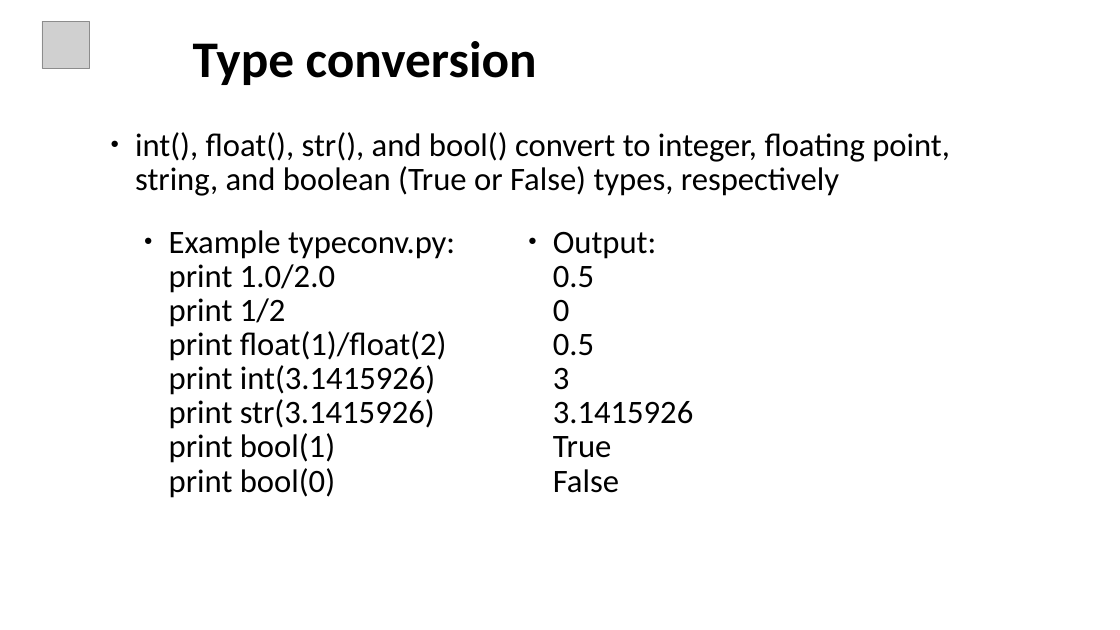
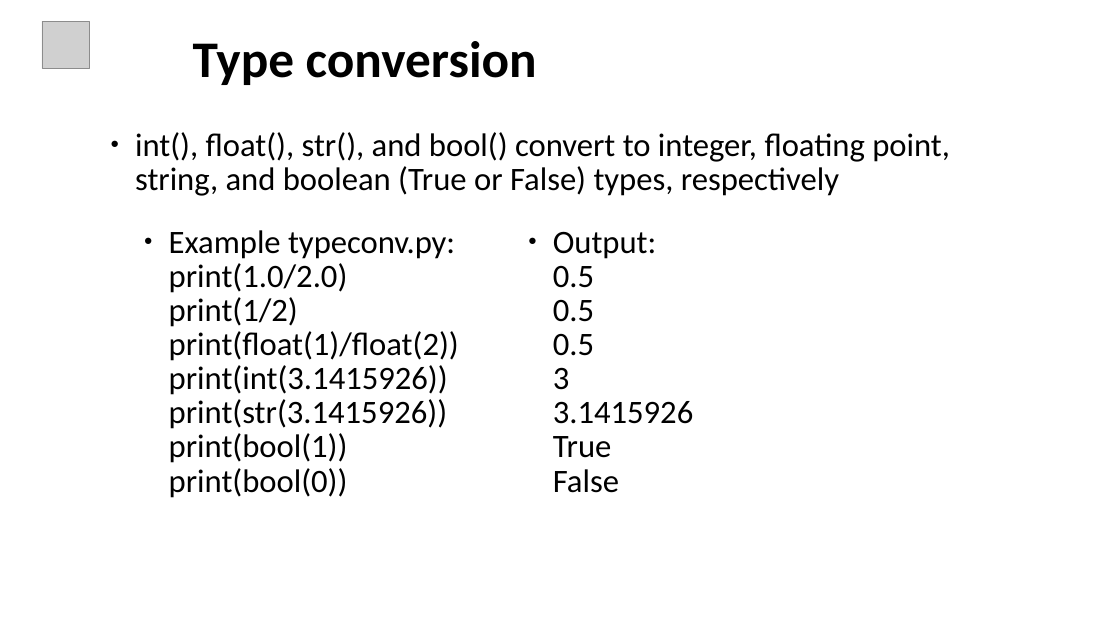
Before and after one commit to ankitagrawal579/Python, a slide deck: slide 25 of Python Ppt.pptx. Drawn at 1120x630 pixels with LibreOffice and Linux fonts; fonts in the diff are those of the drawing; grey boxes stand for pictures. Boxes give left, top, right and bottom in pixels: in the first picture for what was removed or moved away, otherwise in the second. Text is boxed around its words. In the diff, an @@ line names an element or a change of style, - is before the commit and + after.

```diff
--- a/Python Ppt.pptx
+++ b/Python Ppt.pptx
@@ text at box(169, 230, 459, 498): text changed @@
-● Example typeconv.py:
-  print 1.0/2.0
-  print 1/2
-  print float(1)/float(2)
-  print int(3.1415926)
-  print str(3.1415926)
-  print bool(1)
-  print bool(0)
+● Example typeconv.py:
+  print(1.0/2.0)
+  print(1/2)
+  print(float(1)/float(2))
+  print(int(3.1415926))
+  print(str(3.1415926))
+  print(bool(1))
+  print(bool(0))
@@ text at box(553, 231, 693, 493): text changed @@
-● Output:
-  0.5
-  0
-  0.5
-  3
-  3.1415926
-  True
-  False
+● Output:
+  0.5
+  0.5
+  0.5
+  3
+  3.1415926
+  True
+  False
```
Also in this commit, not shown: 9 other slides changed, 14 slides added.
